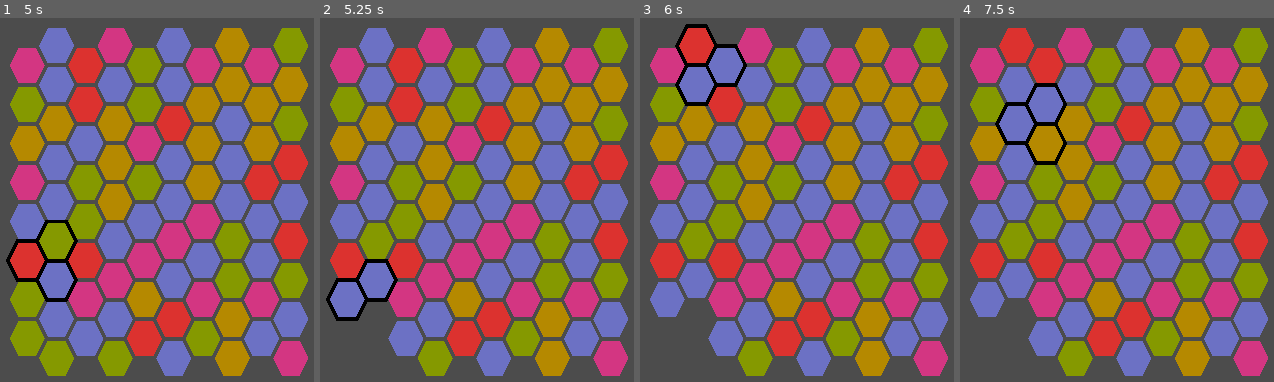
Above: before the commit, frames 1-4 (left to right).
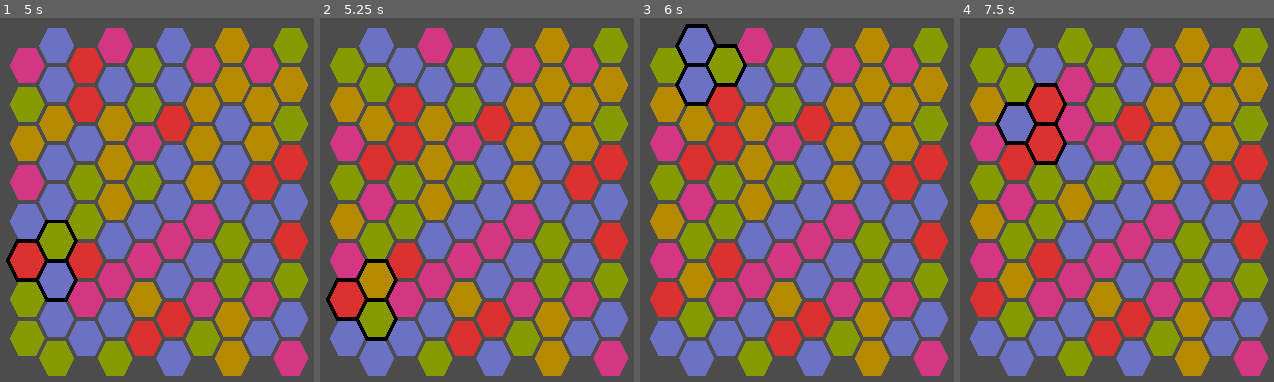
Above: after the commit, the same moments.

Repository: krazkidd/hexagone
Game: Godot game, scene res://Scenes/Board.tscn
Same seed, same stepped clock (60 frames per second), same inputs: the game is played once before the commit and once after it. The engine's default icon, where the game draws it, is replaced by a stand-in: a white triangle on a blue panel in a dark square.
Inputs (mouse positions are in pixels of both pictures, inside the frame that each line leads up to):
- Up to frame 1 (5 s): tap Enter at 0.5, 2, 3.5 s; move the mouse to (28, 65) at 0.52 s; click (28, 65) at 0.67 s; tap Space at 1.25, 2.75, 4.25 s; move the mouse to (28, 105) at 1.27 s; click (28, 105) at 1.42 s; move the mouse to (28, 141) at 2.02 s; click (28, 141) at 2.17 s; move the mouse to (28, 181) at 2.77 s; click (28, 181) at 2.92 s; move the mouse to (28, 221) at 3.52 s; click (28, 221) at 3.67 s; move the mouse to (28, 261) at 4.27 s; click (28, 261) at 4.42 s
- Up to frame 2 (5.25 s): move the mouse to (348, 298) at 5.02 s; click (348, 298) at 5.17 s
- Up to frame 3 (6 s): move the mouse to (696, 47) at 5.77 s; click (696, 47) at 5.92 s
- Up to frame 4 (7.5 s): move the mouse to (1016, 83) at 6.52 s; click (1016, 83) at 6.67 s; move the mouse to (1016, 123) at 7.27 s; click (1016, 123) at 7.42 s

Frame 1 is identical in both runs. In frame 2, 13% of the frame differs, in the area x 3-33%, y 8-99%; in frame 3, 13%; in frame 4, 18%, in the area x 3-43%, y 2-99%.
Error before the commit: Invalid get index 'isCursor' (on base: 'previously freed instance'). (res://Scripts/Tile.gd:326)

Commit message:
Huge leap in stability. The game "works".

Diff:
--- a/Scripts/Board.gd
+++ b/Scripts/Board.gd
@@ -4,11 +4,11 @@
 
 var cursorTile : Tile setget set_cursor_tile
 
-var Board : Array = []
+var Board : Array
 
 
 func set_cursor_tile(value : Tile):
-    if cursorTile != null:
+    if is_instance_valid(cursorTile):
         cursorTile.clear_cursor()
 
     cursorTile = value
@@ -17,12 +17,19 @@
 func _init():
     Global.Board = self
 
-    for x in range(10):
-        Board.append([])
-        Board[x].resize(9)
+    Board = []
+    Board.resize(10) #10
 
-        for y in range(9):
-            if not (x % 2 == 0 and y == 9 - 1):
+    for x in range(Board.size()):
+        Board[x] = []
+        Board[x].resize(9) #9
+
+        for y in range(Board[x].size()):
+            Board[x][y] = null
+
+    for x in range(Board.size()):
+        for y in range(Board[x].size()):
+            if not is_empty_spot(x, y):
                 var tile : Tile = create_tile(Global.TileType.Normal, x, y)
 
                 # since we're always on an edge as we build the board,
@@ -40,6 +47,14 @@
                 Board[x][y] = null
 
 
+#
+# Whether or not the given tile coordinates on the board is
+# *supposed* to be empty, because the board columns are staggered.
+#
+func is_empty_spot(x : int, y : int) -> bool:
+    return (x % 2 == 0) and (y == 9 - 1)
+
+
 func create_tile(tiletype, x : int, y : int):
     var tile : Tile = null
 
@@ -55,25 +70,21 @@
     tile.x = x
     tile.y = y
 
-    # position is relative to other tiles on the board
-    # and will be transformed according to the board's transform
-    tile.position = Vector2(x * 1.5, y * 2 - 1.0 * (x % 2))
-
     return tile
 
 
-func check_board():
+func check_board() -> bool:
     #TODO for clusters, just need to test the ones that moved;
     #     for pistils, just need to test their neighbors
 
     var clusters : Array = []
     var pistils : Array = []
 
-    for x in Board.size():
-        for y in Board[x].size():
-            var tile : Tile = Board[x][y]
+    for x in range(Board.size()):
+        for y in range(Board[x].size()):
+            if not is_empty_spot(x, y):
+                var tile : Tile = Board[x][y]
 
-            if tile != null:
                 if tile.is_cluster():
                     clusters.append(tile)
                 elif tile.is_pistile():
@@ -82,31 +93,98 @@
     for tile in clusters:
         tile.safe_free()
 
+        Board[tile.x][tile.y] = null
+
     for tile in pistils:
         tile.safe_free()
 
-        var neighborTop : Tile = tile.get_neighbor(Global.Dir.UpLeft)
+        Board[tile.x][tile.y] = null
+
+        # save type
+        var type = tile.get_neighbor(Global.Dir.UpLeft).type
+
+        var neighborTopLeft : Tile = tile.get_neighbor(Global.Dir.UpLeft)
+        var neighborTop : Tile = tile.get_neighbor(Global.Dir.Up)
+        var neighborTopRight : Tile = tile.get_neighbor(Global.Dir.UpRight)
+        var neighborBottomRight : Tile = tile.get_neighbor(Global.Dir.DownRight)
+        var neighborBottom : Tile = tile.get_neighbor(Global.Dir.Down)
+        var neighborBottomLeft : Tile = tile.get_neighbor(Global.Dir.DownLeft)
+
+        neighborTopLeft.safe_free()
         neighborTop.safe_free()
-        tile.get_neighbor(Global.Dir.Up).safe_free()
-        tile.get_neighbor(Global.Dir.UpRight).safe_free()
-        tile.get_neighbor(Global.Dir.DownLeft).safe_free()
-        tile.get_neighbor(Global.Dir.Down).safe_free()
-        tile.get_neighbor(Global.Dir.DownRight).safe_free()
+        neighborTopRight.safe_free()
+        neighborBottomRight.safe_free()
+        neighborBottom.safe_free()
+        neighborBottomLeft.safe_free()
 
-        var newTile : Tile = null
+        Board[neighborTopLeft.x][neighborTopLeft.y] = null
+        Board[neighborTop.x][neighborTop.y] = null
+        Board[neighborTopRight.x][neighborTopRight.y] = null
+        Board[neighborBottomRight.x][neighborBottomRight.y] = null
+        Board[neighborBottom.x][neighborBottom.y] = null
+        Board[neighborBottomLeft.x][neighborBottomLeft.y] = null
 
-        if neighborTop.type == Global.TileType.Pearl:
-            #TODO game over
-            pass
-        elif neighborTop.type == Global.TileType.Flower:
-            newTile = create_tile(Global.TileType.Pearl, tile.x, tile.y)
-        elif neighborTop.type == Global.TileType.Normal:
-            newTile = create_tile(Global.TileType.Flower, tile.x, tile.y)
+        match type:
+            Global.TileType.Pearl:
+                #TODO game over
+                pass
 
-        Board[tile.x][tile.y] = newTile
+                break;
+            Global.TileType.Flower:
+                var newTile : Tile = create_tile(Global.TileType.Pearl, tile.x, tile.y)
 
-        # add to scene tree
-        add_child(newTile)
+                Board[tile.x][tile.y] = newTile
+
+                # add to scene tree
+                add_child(newTile)
+
+                break;
+            Global.TileType.Normal:
+                var newTile : Tile = create_tile(Global.TileType.Flower, tile.x, tile.y)
+
+                Board[tile.x][tile.y] = newTile
+
+                # add to scene tree
+                add_child(newTile)
+
+                break;
+
+    if clusters.size() > 0 or pistils.size() > 0:
+        #TODO review this logic when not tired
+
+        for x in range(Board.size()):
+            var ptrY : int = Board[x].size() - 1
+
+            while is_empty_spot(x, ptrY):
+                ptrY -= 1
+
+            for y in range(ptrY, -1, -1):
+                while Board[x][ptrY] == null and ptrY >= 0:
+                    ptrY -= 1
+
+                if y == ptrY:
+                    ptrY -= 1
+                elif ptrY >= 0:
+                    Board[x][y] = Board[x][ptrY]
+
+                    Board[x][y].x = x
+                    Board[x][y].y = y
+                    Board[x][y].position = Vector2(x * 1.5, y * 2 - 1.0 * (x % 2))
+
+                    Board[x][ptrY] = null
+
+                    ptrY -= 1
+                else:
+                    var tile : Tile = create_tile(Global.TileType.Normal, x, y)
+
+                    Board[x][y] = tile
+
+                    # add to scene tree
+                    add_child(tile)
+
+        return true
+
+    return false
 
 
 func _input(event):
@@ -116,5 +194,6 @@
         elif event.button_index == BUTTON_RIGHT:
             cursorTile.spin(Global.SpinDir.Clockwise)
 
-        #TODO we will need to check more than once when we implement "dropping" tiles
-        check_board()
+        while check_board():
+            # just call check_board() again
+            pass
--- a/Scripts/FlowerTile.gd
+++ b/Scripts/FlowerTile.gd
@@ -49,19 +49,27 @@
     var neighborBottom : Tile = get_neighbor(Global.Dir.Down)
     var neighborBottomLeft : Tile = get_neighbor(Global.Dir.DownLeft)
 
-    var neighborTopLeftColor : Color = neighborTopLeft.color
+    var neighborTopLeftx : int = neighborTopLeft.x
+    var neighborTopLefty : int = neighborTopLeft.y
 
     if spinDir == Global.SpinDir.Clockwise:
-        neighborTopLeft.set_color(neighborTop.color)
-        neighborTop.set_color(neighborTopRight.color)
-        neighborTopRight.set_color(neighborBottomRight.color)
-        neighborBottomRight.set_color(neighborBottom.color)
-        neighborBottom.set_color(neighborBottomLeft.color)
-        neighborBottomLeft.set_color(neighborTopLeftColor)
+        neighborTopLeft.set_xy(neighborTop.x, neighborTop.y)
+        neighborTop.set_xy(neighborTopRight.x, neighborTopRight.y)
+        neighborTopRight.set_xy(neighborBottomRight.x, neighborBottomRight.y)
+        neighborBottomRight.set_xy(neighborBottom.x, neighborBottom.y)
+        neighborBottom.set_xy(neighborBottomLeft.x, neighborBottomLeft.y)
+        neighborBottomLeft.set_xy(neighborTopLeftx, neighborTopLefty)
     else:
-        neighborTopLeft.set_color(neighborBottomLeft.color)
-        neighborBottomLeft.set_color(neighborBottom.color)
-        neighborBottom.set_color(neighborBottomRight.color)
-        neighborBottomRight.set_color(neighborTopRight.color)
-        neighborTopRight.set_color(neighborTop.color)
-        neighborTop.set_color(neighborTopLeftColor)
+        neighborTopLeft.set_xy(neighborBottomLeft.x, neighborBottomLeft.y)
+        neighborBottomLeft.set_xy(neighborBottom.x, neighborBottom.y)
+        neighborBottom.set_xy(neighborBottomRight.x, neighborBottomRight.y)
+        neighborBottomRight.set_xy(neighborTopRight.x, neighborTopRight.y)
+        neighborTopRight.set_xy(neighborTop.x, neighborTop.y)
+        neighborTop.set_xy(neighborTopLeftx, neighborTopLefty)
+
+    Global.Board.Board[neighborTopLeft.x][neighborTopLeft.y] = neighborTopLeft
+    Global.Board.Board[neighborTop.x][neighborTop.y] = neighborTop
+    Global.Board.Board[neighborTopRight.x][neighborTopRight.y] = neighborTopRight
+    Global.Board.Board[neighborBottomRight.x][neighborBottomRight.y] = neighborBottomRight
+    Global.Board.Board[neighborBottom.x][neighborBottom.y] = neighborBottom
+    Global.Board.Board[neighborBottomLeft.x][neighborBottomLeft.y] = neighborBottomLeft
--- a/Scripts/Global.gd
+++ b/Scripts/Global.gd
@@ -62,7 +62,8 @@
 
 
 func _init():
-    randomize()
+    #TODO randomize()
+    pass
 
 
 func get_color(tileColor):
--- a/Scripts/Tile.gd
+++ b/Scripts/Tile.gd
@@ -2,8 +2,8 @@
 
 class_name Tile, "res://Scenes/Hexagon.tscn"
 
-var x : int
-var y : int
+var x : int setget set_x,get_x
+var y : int setget set_y,get_y
 
 var type
 
@@ -12,6 +12,30 @@
 
 onready var _face : Polygon2D = $Face
 onready var _back : Polygon2D = $Back
+
+
+func get_x() -> int:
+    return x
+
+
+func set_x(value : int):
+    set_xy(value, y)
+
+
+func get_y() -> int:
+    return y
+
+
+func set_y(value : int):
+    set_xy(x, value)
+
+
+func set_xy(xval : int, yval : int):
+    # bypass set_x()/set_y() so we only update position once
+    x = xval
+    y = yval
+
+    position = Vector2(x * 1.5, y * 2 - 1.0 * (x % 2))
 
 
 func set_color(value : Color):
@@ -350,39 +374,39 @@
     if (neighborTopLeft != null and neighborTopLeft.isCursor
         and neighborTop != null and neighborTop.isCursor):
         _spin(self, neighborTopLeft, neighborTop, spinDir)
-
-    if (neighborTop != null and neighborTop.isCursor
+    elif (neighborTop != null and neighborTop.isCursor
         and neighborTopRight != null and neighborTopRight.isCursor):
         _spin(self, neighborTop, neighborTopRight, spinDir)
-
-    if (neighborTopRight != null and neighborTopRight.isCursor
+    elif (neighborTopRight != null and neighborTopRight.isCursor
         and neighborBottomRight != null and neighborBottomRight.isCursor):
         _spin(self, neighborTopRight, neighborBottomRight, spinDir)
-
-    if (neighborBottomRight != null and neighborBottomRight.isCursor
+    elif (neighborBottomRight != null and neighborBottomRight.isCursor
         and neighborBottom != null and neighborBottom.isCursor):
         _spin(self, neighborBottomRight, neighborBottom, spinDir)
-
-    if (neighborBottom != null and neighborBottom.isCursor
+    elif (neighborBottom != null and neighborBottom.isCursor
         and neighborBottomLeft != null and neighborBottomLeft.isCursor):
         _spin(self, neighborBottom, neighborBottomLeft, spinDir)
-
-    if (neighborBottomLeft != null and neighborBottomLeft.isCursor
+    elif (neighborBottomLeft != null and neighborBottomLeft.isCursor
         and neighborTopLeft != null and neighborTopLeft.isCursor):
         _spin(self, neighborBottomLeft, neighborTopLeft, spinDir)
 
 
 func _spin(tile1 : Tile, tile2 : Tile, tile3 : Tile, spinDir):
-    var tile1Color : Color = tile1.color
-
-    if spinDir == Global.SpinDir.AntiClockwise:
-        tile1.set_color(tile2.color)
-        tile2.set_color(tile3.color)
-        tile3.set_color(tile1Color)
+    var tile1x : int = tile1.x
+    var tile1y : int = tile1.y
+
+    if spinDir == Global.SpinDir.Clockwise:
+        tile1.set_xy(tile2.x, tile2.y)
+        tile2.set_xy(tile3.x, tile3.y)
+        tile3.set_xy(tile1x, tile1y)
     else:
-        tile1.set_color(tile3.color)
-        tile3.set_color(tile2.color)
-        tile2.set_color(tile1Color)
+        tile1.set_xy(tile3.x, tile3.y)
+        tile3.set_xy(tile2.x, tile2.y)
+        tile2.set_xy(tile1x, tile1y)
+
+    Global.Board.Board[tile1.x][tile1.y] = tile1
+    Global.Board.Board[tile2.x][tile2.y] = tile2
+    Global.Board.Board[tile3.x][tile3.y] = tile3
 
 
 func safe_free():
